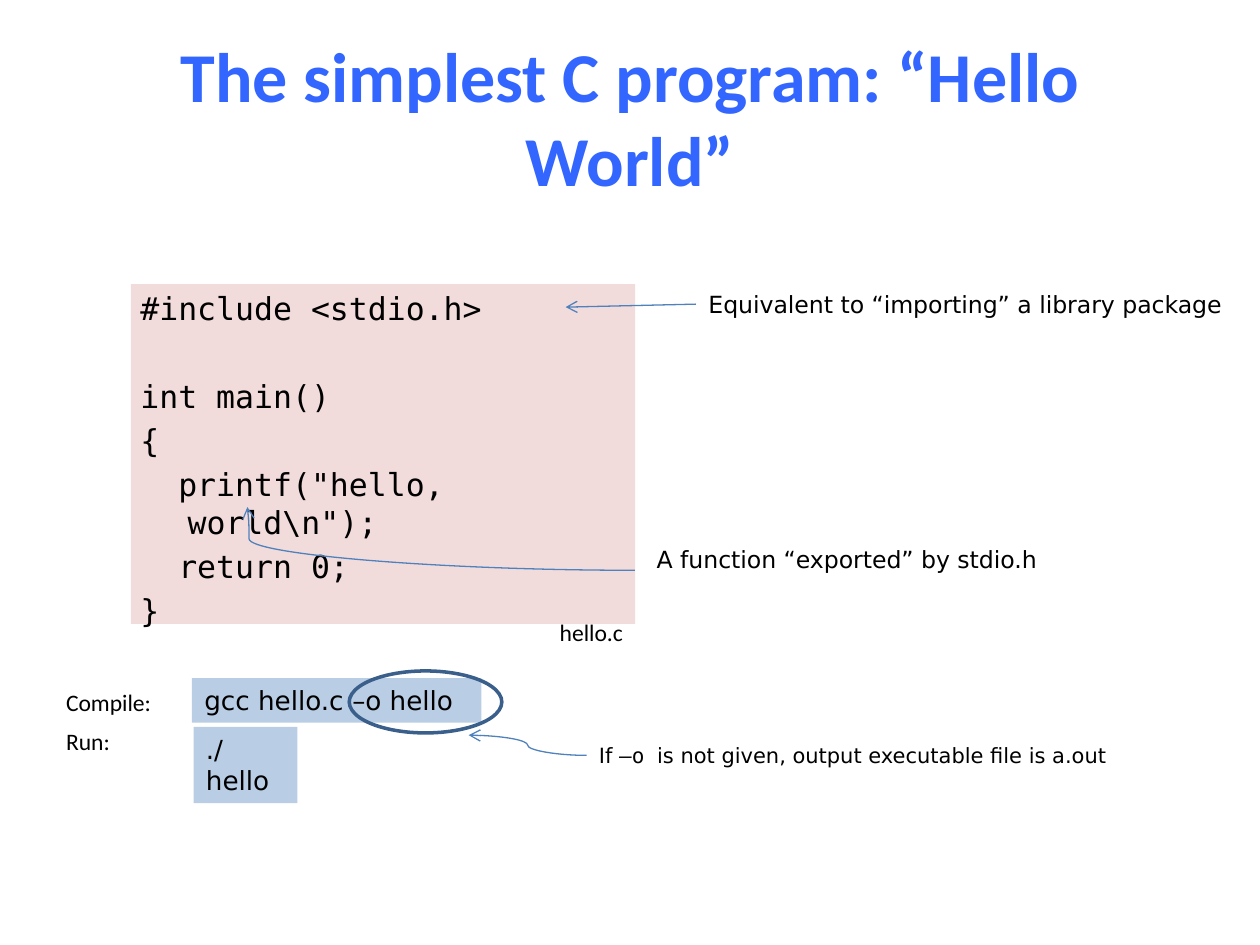
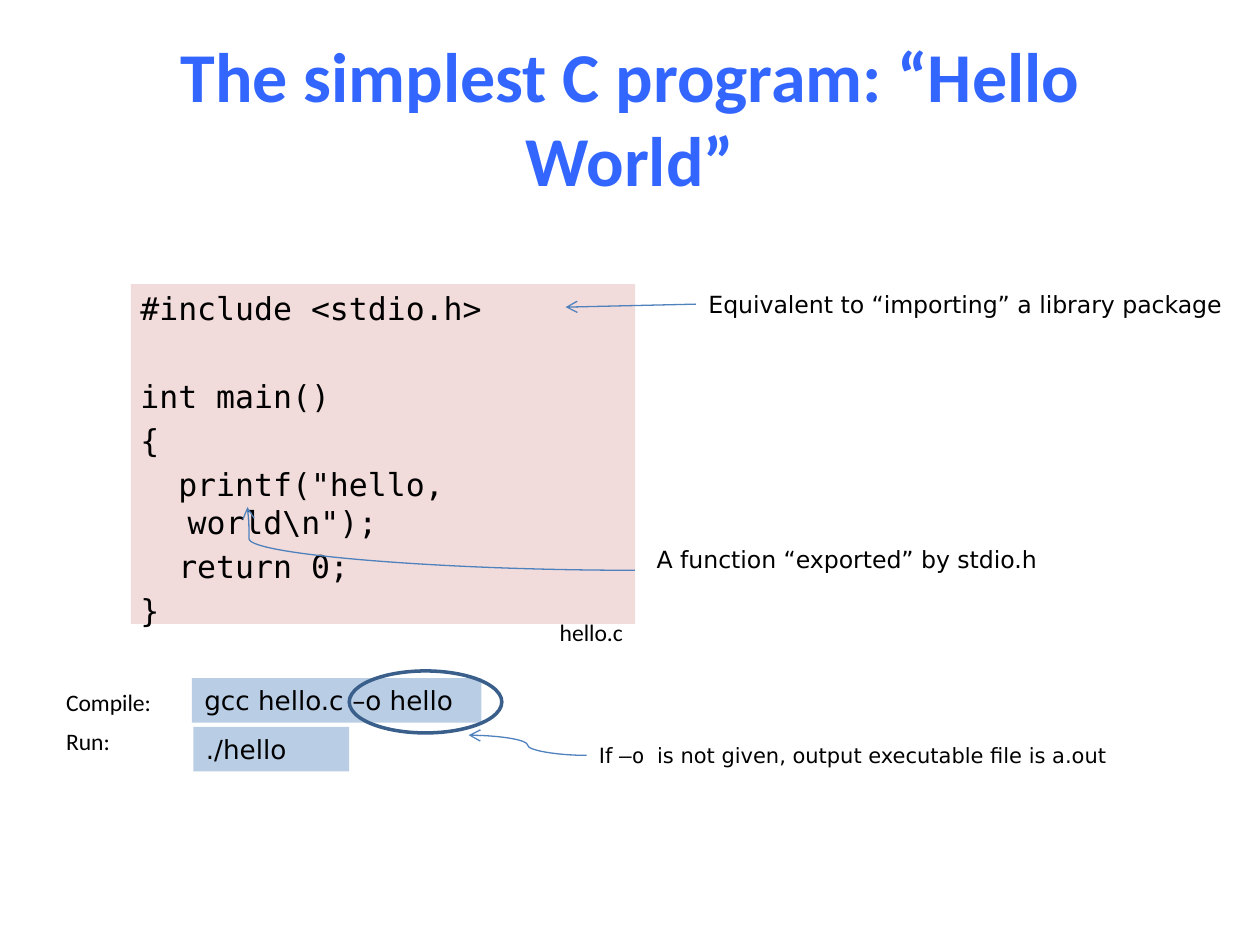
Before and after one commit to NYU-CSO/nyu-cso.github.io, a slide deck: slide 6 of notes/04-C_Basics.pptx. Drawn at 1260x945 pixels with LibreOffice and Linux fonts; fonts in the diff are those of the drawing. Boxes give left, top, right and bottom in pixels: in the first picture for what was removed or moved away, otherwise in the second. Text is boxed around its words. In the diff, an @@ line names an element or a change of style, - is before the commit and + after.

```diff
--- a/notes/04-C_Basics.pptx
+++ b/notes/04-C_Basics.pptx
@@ rectangle "./hello": place and size @@
-rectangle "./hello" at bbox=[194, 727, 297, 804]
+rectangle "./hello" at bbox=[194, 727, 350, 771]
```
Also in this commit, not shown: 6 other slides changed, 1 slide added, 2 other files.
